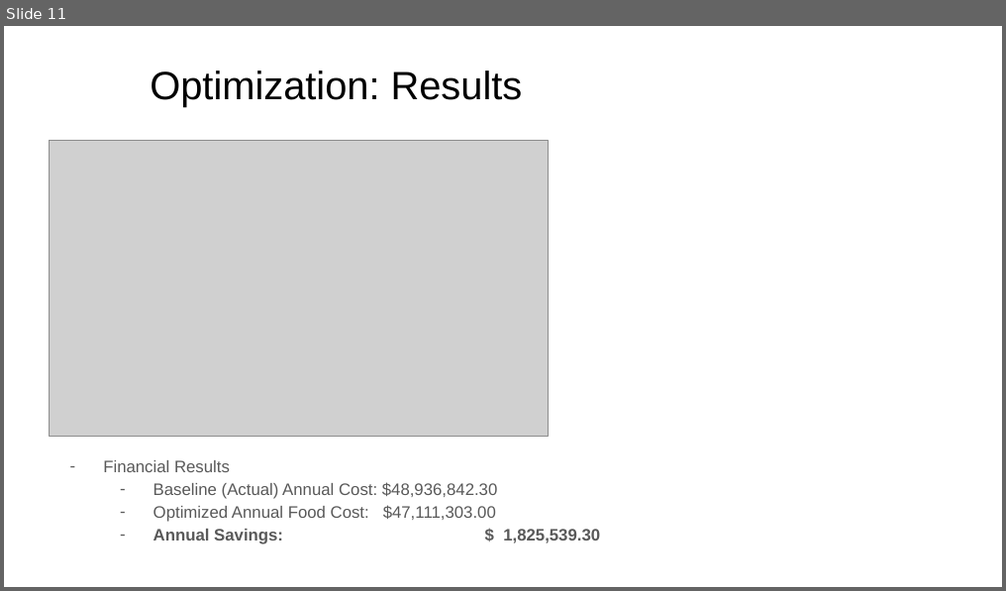
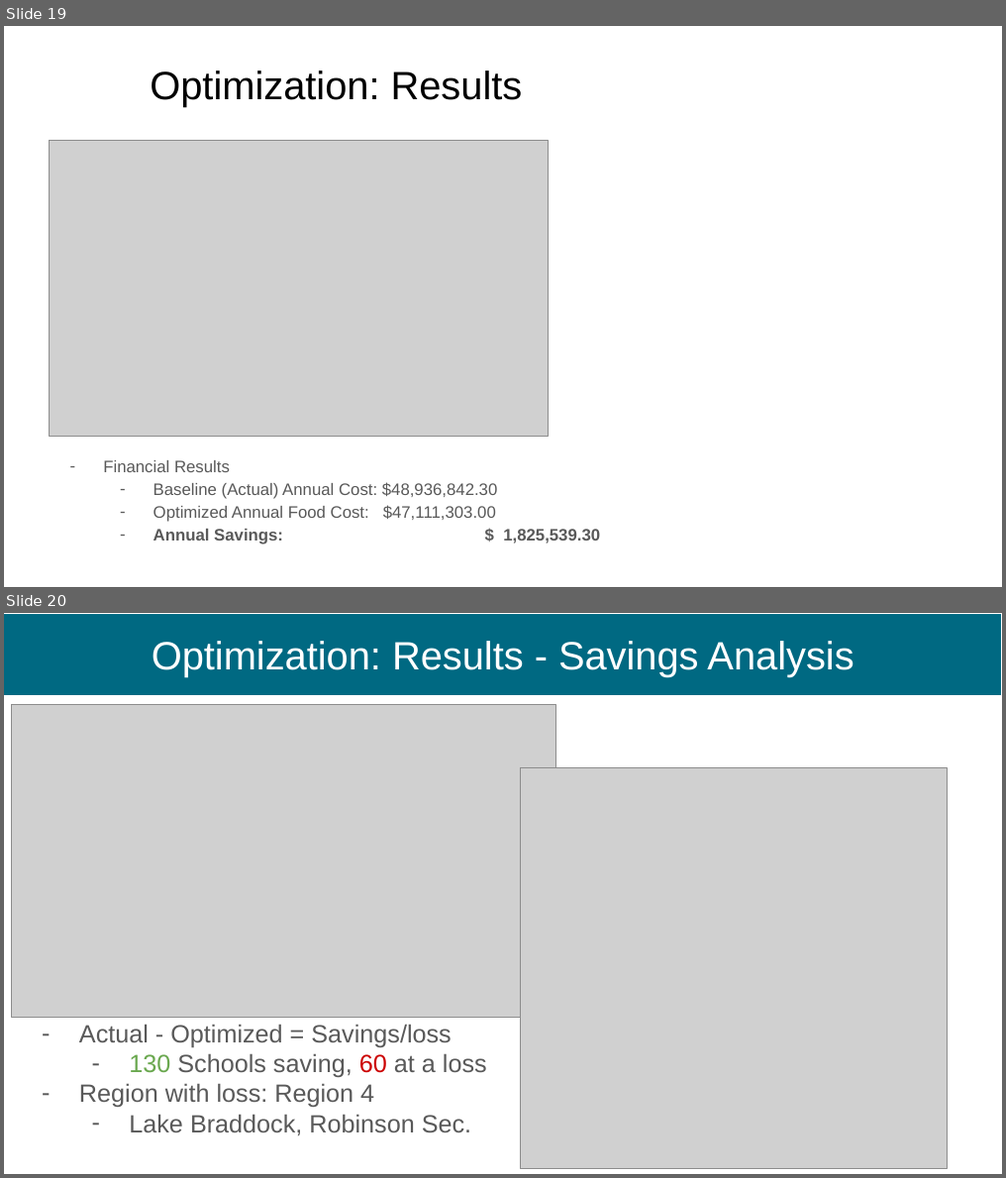
Before and after one commit to JupiK9/fall-2025-group2, a slide deck: presentation/Capstone Final Presentation.pptx. Shown one above the other, each under a label of ours: slide 11 before the commit, slides 19 and 20 after it. The pictures are 1006x591 and 1006x1178 pixels, drawn with LibreOffice and Linux fonts; fonts in the diff are those of the drawing; grey boxes stand for pictures; background and template pictures are left out. Boxes give left, top, right and bottom in pixels: in the first picture for what was removed or moved away, otherwise in the second. Text is boxed around its words. In the diff, an @@ line names an element or a change of style, - is before the commit and + after.

```diff
--- a/presentation/Capstone Final Presentation.pptx
+++ b/presentation/Capstone Final Presentation.pptx
@@ slide 20 added at (4, 613, 1002, 1174), background #FFFFFF @@
@@ rectangle added at (4, 613, 1002, 696), fill #006982, outline #FFFFFF 0.75 pt @@
@@ title added at (152, 641, 853, 677), 28.5 pt, text #FFFFFF @@
+Optimization: Results - Savings Analysis
@@ picture added at (11, 704, 555, 1017) @@
@@ picture added at (520, 768, 946, 1168) @@
@@ text added at (79, 1024, 487, 1136), 18 pt, text #595959 @@
+– Actual - Optimized = Savings/loss
+  – 130 Schools saving, 60 at a loss
+– Region with loss: Region 4
+  – Lake Braddock, Robinson Sec.
@@ what was slide 11 is now slide 19 @@
```
Also in this commit, not shown: 6 slides changed, 11 other slides added, 5 slides removed.
